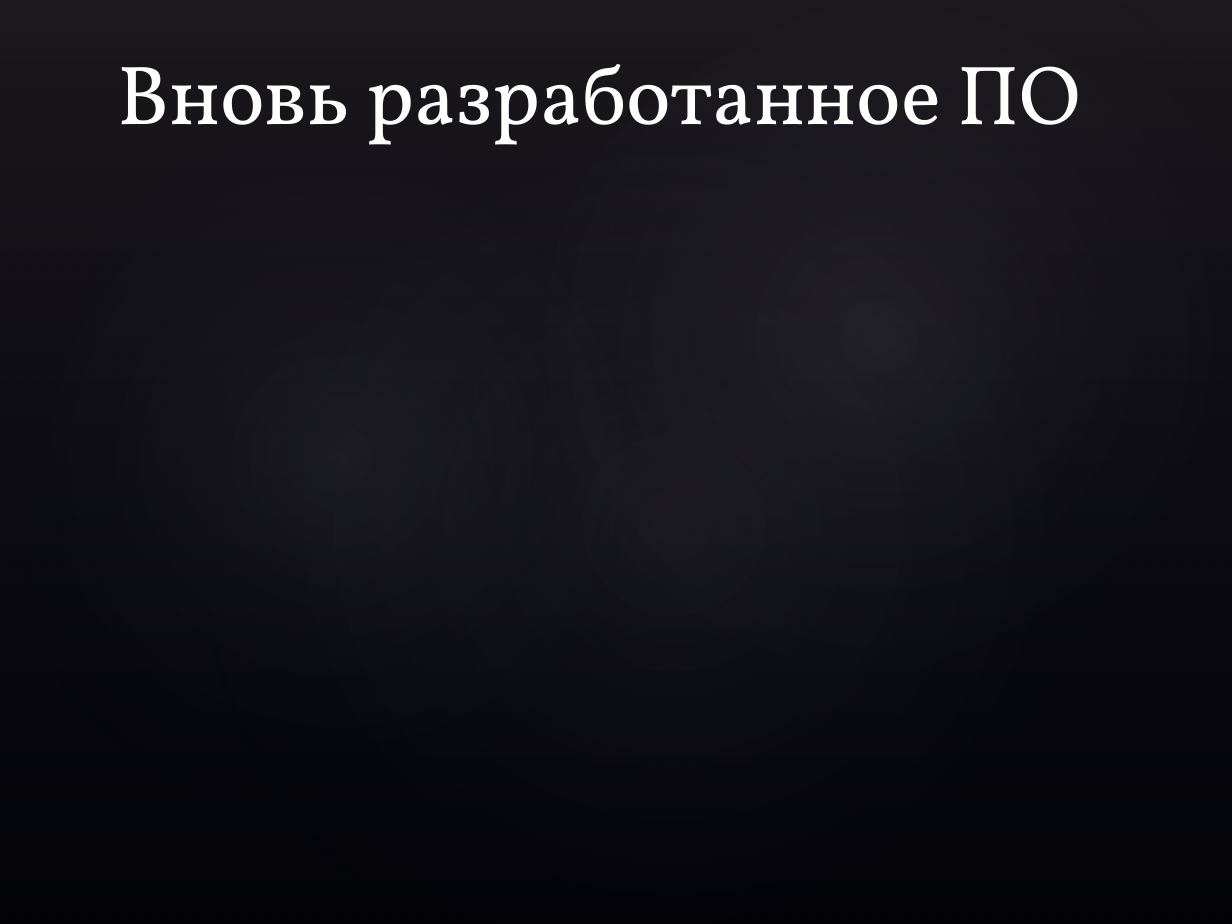
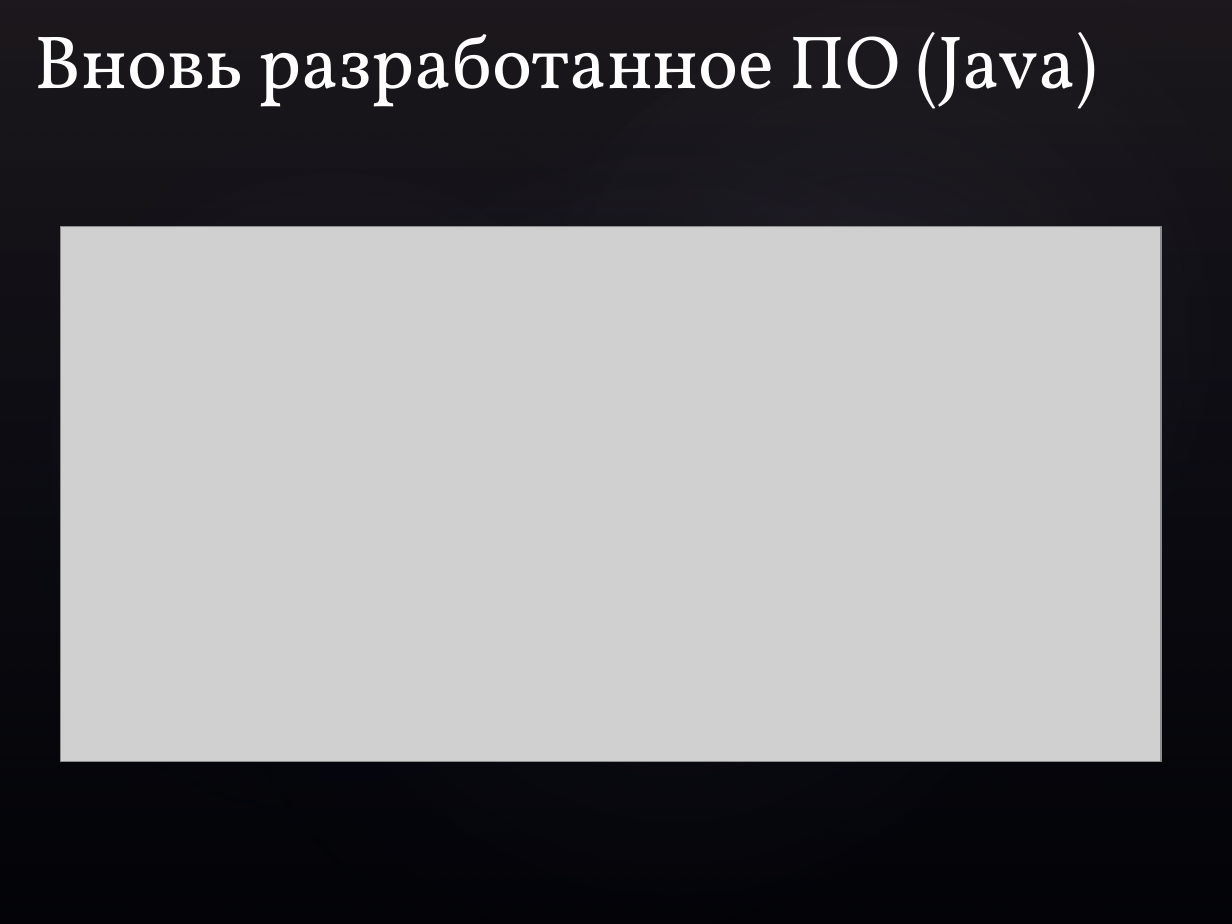
Before and after one commit to neKonferenciya/LabWork, a slide deck: slide 7 of Тексты/Презентация.pptx. Drawn at 1232x924 pixels with LibreOffice and Linux fonts; fonts in the diff are those of the drawing; grey boxes stand for pictures; background and template pictures are left out. Boxes give left, top, right and bottom in pixels: in the first picture for what was removed or moved away, otherwise in the second. Text is boxed around its words. In the diff, an @@ line names an element or a change of style, - is before the commit and + after.

```diff
--- a/Тексты/Презентация.pptx
+++ b/Тексты/Презентация.pptx
@@ title at (x1=34, y1=32, x2=1097, y2=109): text changed; size 49 to 44 pt @@
-Вновь разработанное ПО
+Вновь разработанное ПО (Java)
@@ picture added at (x1=60, y1=227, x2=1161, y2=761) @@
```
Also in this commit, not shown: 6 other slides changed, 3 slides added, 17 other files.
